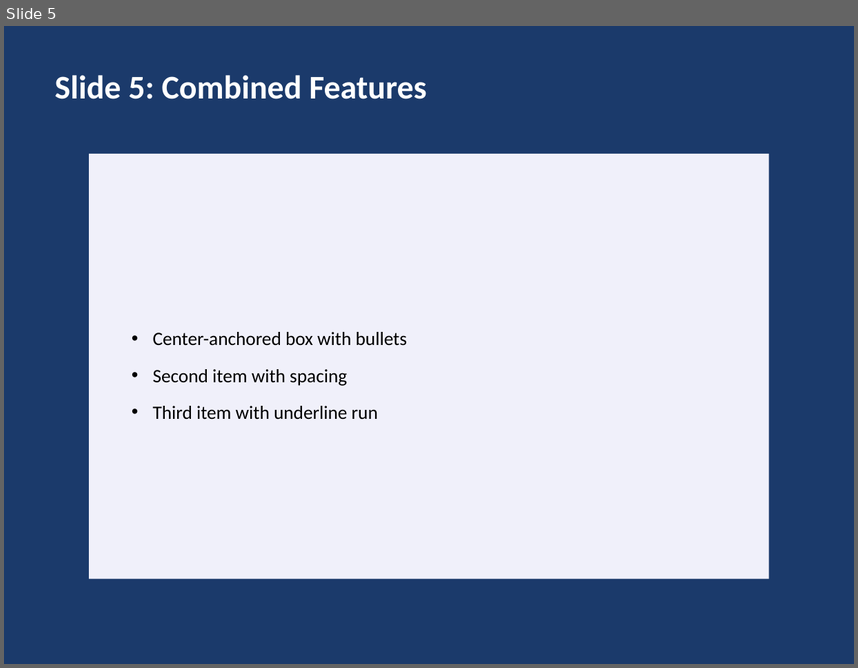
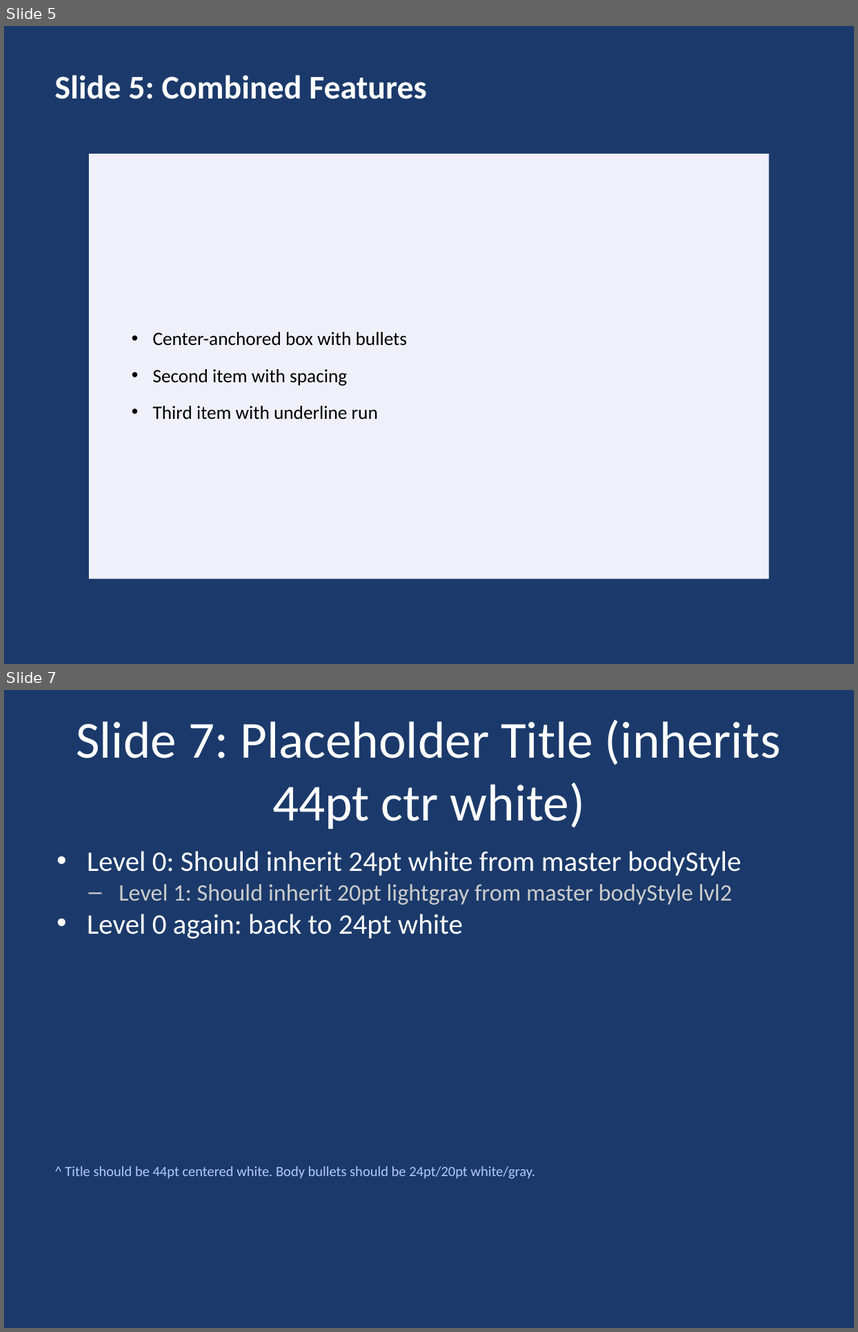
Before and after one commit to t-ujiie-g/pptx-svg, a slide deck: test_fixtures/test_features.pptx. Shown one above the other, each under a label of ours: slide 5 before the commit, slides 5 and 7 after it; the slides between them are not shown. The pictures are 858x668 and 858x1332 pixels, drawn with LibreOffice and Linux fonts; fonts in the diff are those of the drawing. Boxes give left, top, right and bottom in pixels: in the first picture for what was removed or moved away, otherwise in the second. Text is boxed around its words. In the diff, an @@ line names an element or a change of style, - is before the commit and + after.

Commit message:
Refactor renderer and serializer for placeholder support; add inheritance tests
- Updated renderer to include placeholder attributes (ph_type, ph_idx) in shapes.
- Refactored serializer to handle placeholder properties in autoshapes.
- Introduced new string helper functions in xml.mbt for substring operations.
- Enhanced svg_parser to extract placeholder data from SVG nodes.
- Added comprehensive tests for slide master inheritance and placeholder styles in test_features.pptx.
- Updated Node.js test script to validate PPTX structure and relationships, including new inheritance features.

```diff
--- a/test_fixtures/test_features.pptx
+++ b/test_fixtures/test_features.pptx
@@ slide 7 added at <box>4,690,854,1328</box>, background #1B3A6B @@
@@ title added at <box>76,720,781,829</box>, 44 pt, text #FFFFFF @@
+Slide 7: Placeholder Title (inherits 44pt ctr white)
@@ text added at <box>87,851,741,938</box>, 24 pt, text #FFFFFF @@
+• Level 0: Should inherit 24pt white from master bodyStyle
+  – Level 1: Should inherit 20pt lightgray from master bodyStyle lvl2
+• Level 0 again: back to 24pt white
@@ text added at <box>65,1166,535,1179</box>, 12 pt, text #B4C8FF @@
+^ Title should be 44pt centered white. Body bullets should be 24pt/20pt white/gray.
```
Also in this commit, not shown: 4 slides changed, 2 other slides added, 9 other files.
